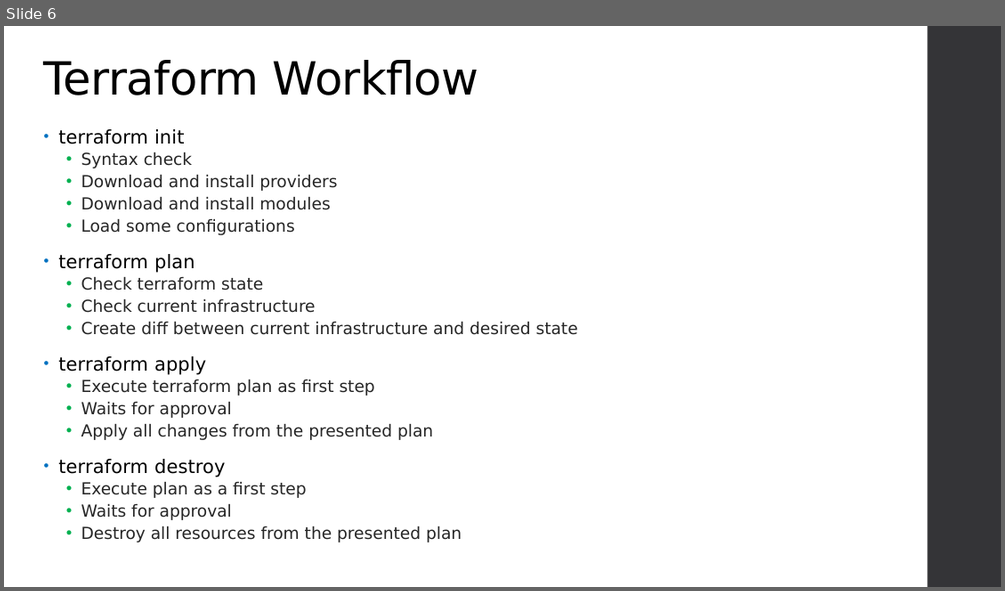
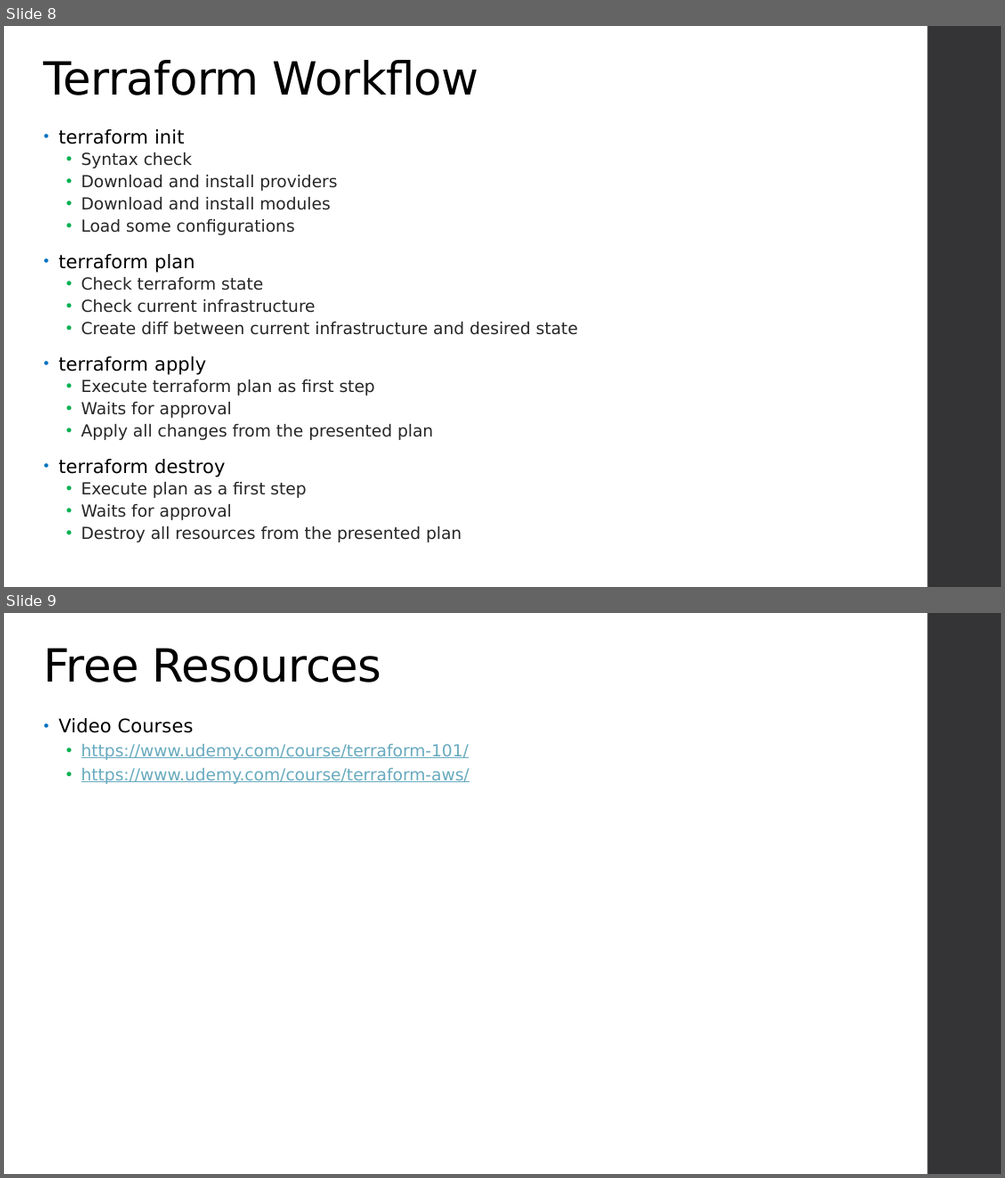
Before and after one commit to varadinov/DevSecOps, a slide deck: 07_infrastructure_as_code/terraform.pptx. Shown one above the other, each under a label of ours: slide 6 before the commit, slides 8 and 9 after it. The pictures are 1005x591 and 1005x1178 pixels, drawn with LibreOffice and Linux fonts; fonts in the diff are those of the drawing; background and template pictures are left out. Boxes give left, top, right and bottom in pixels: in the first picture for what was removed or moved away, otherwise in the second. Text is boxed around its words. In the diff, an @@ line names an element or a change of style, - is before the commit and + after.

Commit message:
Update terraform example

```diff
--- a/07_infrastructure_as_code/terraform.pptx
+++ b/07_infrastructure_as_code/terraform.pptx
@@ slide 9 added at (4, 613, 1001, 1174), background picture (left out); not listed: 1 template element that a slide beside it also shows @@
@@ title added at (44, 648, 382, 682), 44 pt, text #000000 @@
+Free Resources
@@ text added at (58, 718, 469, 784), 16 pt, text #67AABF, underline @@
+• Video Courses
+  • https://www.udemy.com/course/terraform-101/
+  • https://www.udemy.com/course/terraform-aws/
@@ what was slide 6 is now slide 8 @@
```
Also in this commit, not shown: 1 slide changed, 1 other slide added, 4 other files.
